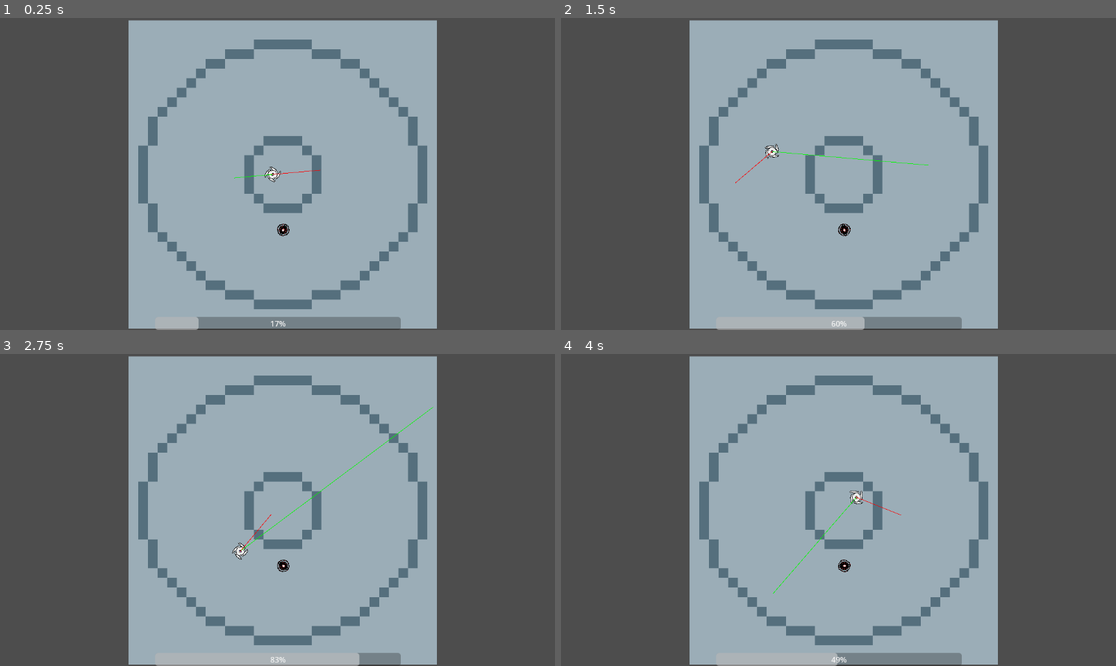
Above: before the commit, frames 1-4 (two rows, left to right).
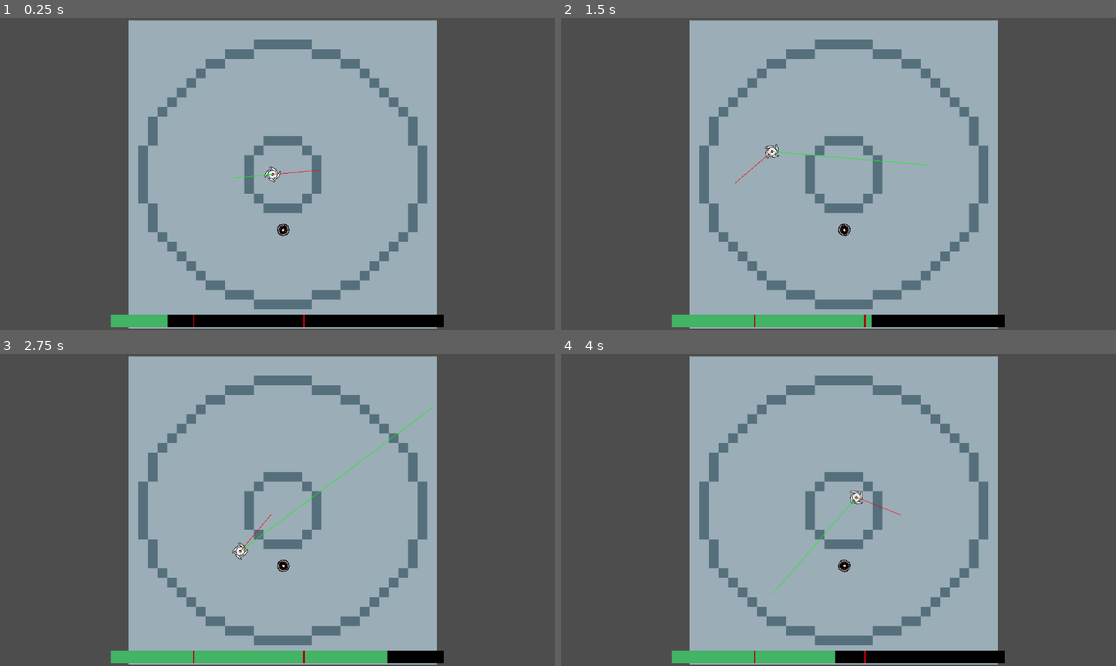
Above: after the commit, the same moments.

Repository: pablopenna/banebabe
Game: Godot game, scene res://scenes/main.tscn
The game is run twice, just before and just after one commit, with the same random seed, the same clock (stepped at 60 frames per second) and the same inputs.
Inputs (mouse positions are in pixels of both pictures, inside the frame that each line leads up to):
- Up to frame 1 (0.25 s): no input
- Up to frame 2 (1.5 s): move the mouse to (960, 158) at 0.52 s; hold Space (player_accelerate) 0.53-1.28 s; move the mouse to (727, 189) at 1.27 s
- Up to frame 3 (2.75 s): move the mouse to (333, 441) at 2.02 s; hold Space (player_accelerate) from 2.03 s (still down)
- Up to frame 4 (4 s): move the mouse to (810, 572) at 2.77 s; move the mouse to (1005, 556) at 3.52 s; release Space (player_accelerate) at 3.53 s

The runs differ from the first frame. In frame 1, 2.6% of the frame differs, in the area x 19-80%, y 95-100%; in frame 2, 2.6%; in frame 3, 2.6%; in frame 4, 2.6%.

Commit message:
ui: add drifting threshold indicators to speed bar

Diff:
--- a/scenes/ui/match_ui.gd
+++ b/scenes/ui/match_ui.gd
@@ -1,4 +1,5 @@
 extends CanvasLayer
+# IMPORTANT: Threshold bars should have same anchor points as the speed bar. This is an assumption in the code
 
 @export
 var banebabe_to_track: Banebabe
@@ -6,5 +7,21 @@
 @export
 var _speed_bar: ProgressBar
 
+@export
+var _min_threshold_bar: ProgressBar
+
+@export
+var _max_threshold_bar: ProgressBar
+
+func _ready() -> void:
+	_setup_threshold_bar(_min_threshold_bar, banebabe_to_track.drifting_lower_threshold)
+	_setup_threshold_bar(_max_threshold_bar, banebabe_to_track.drifting_upper_threshold)
+
 func _physics_process(_delta: float) -> void:
 	_speed_bar.value = banebabe_to_track.move_speed / banebabe_to_track.max_move_speed
+
+func _setup_threshold_bar(threshold_bar: ProgressBar, threshold_value: float) -> void:
+	var threshold_bar_length := threshold_bar.anchor_right - threshold_bar.anchor_left
+	var max_value := banebabe_to_track.max_move_speed
+	var desired_length := (threshold_bar_length / max_value) * threshold_value
+	threshold_bar.anchor_right = threshold_bar.anchor_left + desired_length
--- a/scenes/ui/match_ui.tscn
+++ b/scenes/ui/match_ui.tscn
@@ -1,21 +1,66 @@
-[gd_scene load_steps=2 format=3 uid="uid://04x0iuhp8ljj"]
+[gd_scene load_steps=7 format=3 uid="uid://04x0iuhp8ljj"]
 
 [ext_resource type="Script" path="res://scenes/ui/match_ui.gd" id="1_nse3h"]
 
-[node name="MatchUI" type="CanvasLayer" node_paths=PackedStringArray("_speed_bar")]
+[sub_resource type="StyleBoxFlat" id="StyleBoxFlat_1tu51"]
+bg_color = Color(0, 0, 0, 1)
+
+[sub_resource type="StyleBoxFlat" id="StyleBoxFlat_g5mdj"]
+bg_color = Color(0.262973, 0.70098, 0.39171, 1)
+
+[sub_resource type="StyleBoxEmpty" id="StyleBoxEmpty_stfrc"]
+
+[sub_resource type="StyleBoxFlat" id="StyleBoxFlat_w61wn"]
+bg_color = Color(0.678277, 0, 0.0396536, 1)
+
+[sub_resource type="StyleBoxEmpty" id="StyleBoxEmpty_viuv4"]
+
+[node name="MatchUI" type="CanvasLayer" node_paths=PackedStringArray("_speed_bar", "_min_threshold_bar", "_max_threshold_bar")]
 script = ExtResource("1_nse3h")
 _speed_bar = NodePath("SpeedBar")
+_min_threshold_bar = NodePath("MinThreshold")
+_max_threshold_bar = NodePath("MaxThreshold")
 
 [node name="SpeedBar" type="ProgressBar" parent="."]
+z_index = -1
 anchors_preset = -1
-anchor_left = 0.0564236
-anchor_top = 1.0
-anchor_right = 0.946181
-anchor_bottom = 1.0
-offset_left = 257.0
-offset_top = -27.0
-offset_right = -258.0
-grow_horizontal = 2
-grow_vertical = 0
+anchor_left = 0.2
+anchor_top = 0.95
+anchor_right = 0.8
+anchor_bottom = 0.99
+theme_override_styles/background = SubResource("StyleBoxFlat_1tu51")
+theme_override_styles/fill = SubResource("StyleBoxFlat_g5mdj")
 max_value = 1.0
+value = 0.5
+show_percentage = false
 metadata/_edit_use_anchors_ = true
+
+[node name="MinThreshold" type="ProgressBar" parent="."]
+z_index = 1
+anchors_preset = -1
+anchor_left = 0.2
+anchor_top = 0.95
+anchor_right = 0.8
+anchor_bottom = 0.99
+theme_override_styles/background = SubResource("StyleBoxEmpty_stfrc")
+theme_override_styles/fill = SubResource("StyleBoxFlat_w61wn")
+max_value = 1.0
+value = 0.01
+fill_mode = 1
+show_percentage = false
+metadata/_edit_use_anchors_ = true
+
+[node name="MaxThreshold" type="ProgressBar" parent="."]
+z_index = 1
+anchors_preset = -1
+anchor_left = 0.2
+anchor_top = 0.95
+anchor_right = 0.8
+anchor_bottom = 0.99
+theme_override_styles/background = SubResource("StyleBoxEmpty_viuv4")
+theme_override_styles/fill = SubResource("StyleBoxFlat_w61wn")
+max_value = 1.0
+value = 0.01
+fill_mode = 1
+show_percentage = false
+metadata/_edit_use_anchors_ = true
